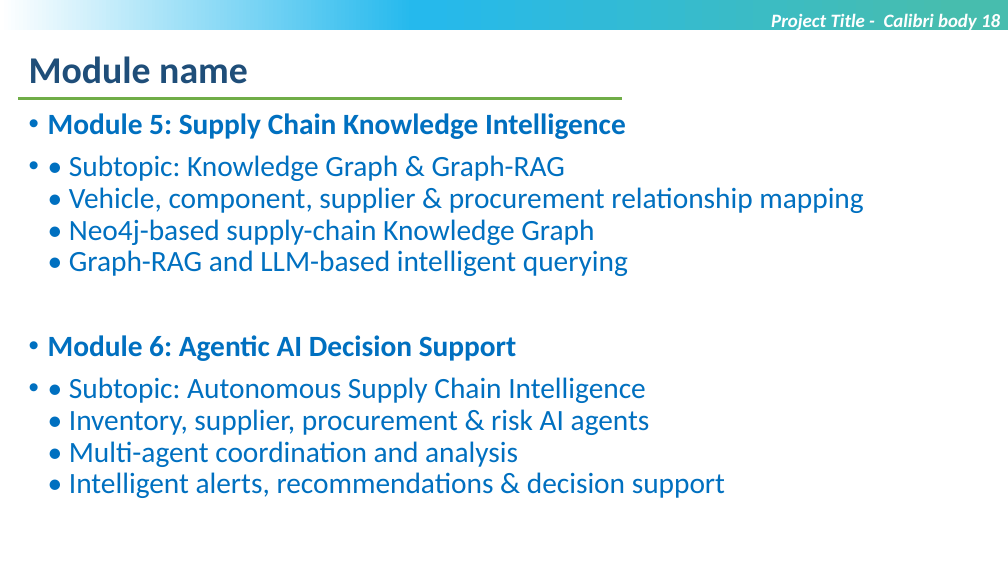
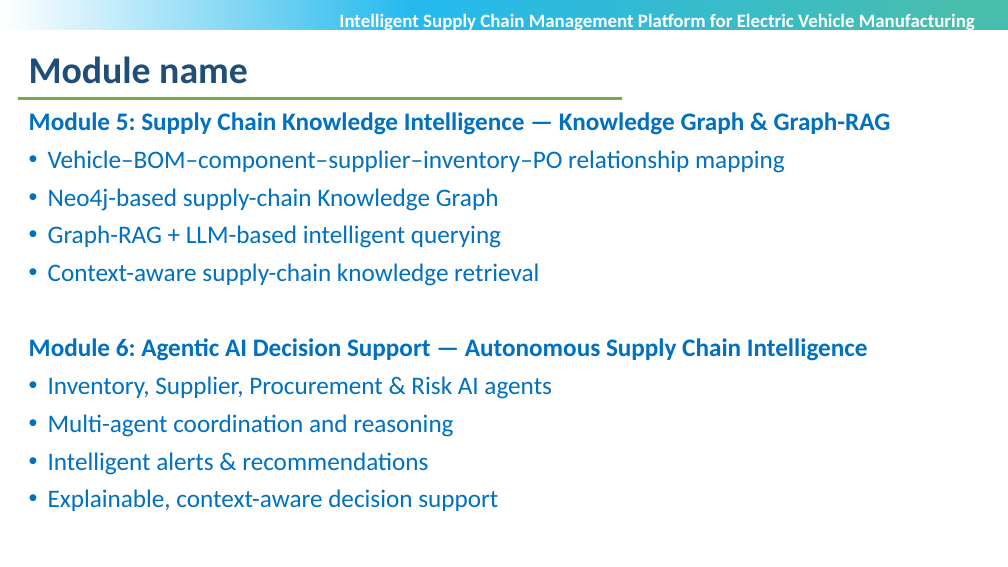
Before and after one commit to radha-gohil/INTELLIGENT-SUPPLY-CHAIN-MANAGEMENT-PLATFORM-FOR-ELECTRIC-VEHICLE-MANUFACTURING, a slide deck: slide 11 of Review-1_EV.pptx. Drawn at 1008x567 pixels with LibreOffice and Linux fonts; fonts in the diff are those of the drawing; background and template pictures are left out. Boxes give left, top, right and bottom in pixels: in the first picture for what was removed or moved away, otherwise in the second. Text is boxed around its words. In the diff, an @@ line names an element or a change of style, - is before the commit and + after.

```diff
--- a/Review-1_EV.pptx
+++ b/Review-1_EV.pptx
@@ text at box(339, 13, 975, 32): text changed; italic off @@
-Project Title - Calibri body 18
+Intelligent Supply Chain Management Platform for Electric Vehicle Manufacturing
@@ text at box(29, 112, 891, 511): text changed; size 28 to 24 pt @@
-• Module 5: Supply Chain Knowledge Intelligence
-• • Subtopic: Knowledge Graph & Graph-RAG
-  • Vehicle, component, supplier & procurement relationship mapping
-  • Neo4j-based supply-chain Knowledge Graph
-  • Graph-RAG and LLM-based intelligent querying
-• Module 6: Agentic AI Decision Support
-• • Subtopic: Autonomous Supply Chain Intelligence
-  • Inventory, supplier, procurement & risk AI agents
-  • Multi-agent coordination and analysis
-  • Intelligent alerts, recommendations & decision support
+Module 5: Supply Chain Knowledge Intelligence — Knowledge Graph & Graph-RAG
+• Vehicle–BOM–component–supplier–inventory–PO relationship mapping
+• Neo4j-based supply-chain Knowledge Graph
+• Graph-RAG + LLM-based intelligent querying
+• Context-aware supply-chain knowledge retrieval
+Module 6: Agentic AI Decision Support — Autonomous Supply Chain Intelligence
+• Inventory, Supplier, Procurement & Risk AI agents
+• Multi-agent coordination and reasoning
+• Intelligent alerts & recommendations
+• Explainable, context-aware decision support
```
Also in this commit, not shown: 10 other slides changed, 1 slide added, 1 slide removed.
